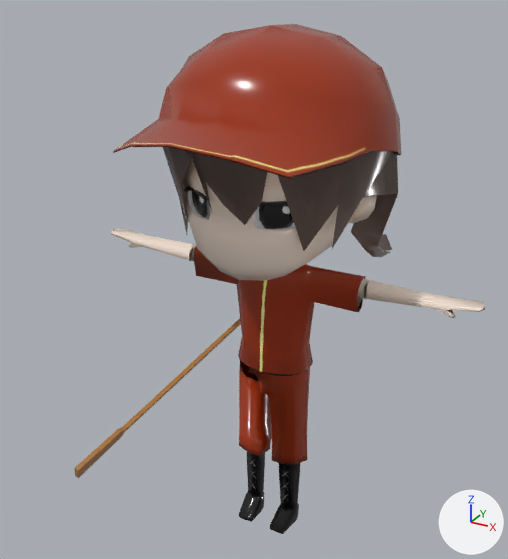
Two versions of the FBX model NegiShiotan/Assets/Master/Prehab/model/player/player_run.fbx, one commit apart.
The view is the same before and after, from a camera (50 mm lens) standing at (0.18, -0.354, 0.354) and looking at (-0.001, -0.026, 0.19). The lights are fixed; the arrows at lower right show +X, +Y and +Z. Where no turn or scale is listed for an object, it has been applied to the vertices. Vertices at the same position are counted once.

Names of what the first picture shows: 'Player', 'ShipOar'.
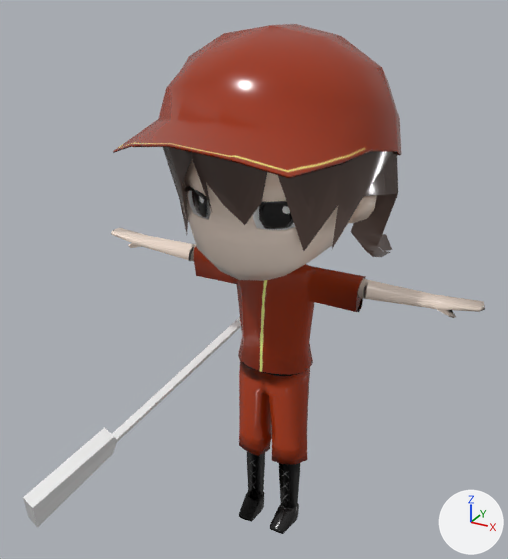
Changed parts and their boxes (x1, y1, x2, y2) in the pictures (508 x 559 px):
'Player', shading changed
    both: (111, 74, 485, 533)
'ShipOar', reshaped (30% wider, 32% taller)
    before: (74, 318, 241, 478)
    after: (23, 317, 241, 528)

The change, as a diff of the scene's bpy script:
```diff
--- a/NegiShiotan/Assets/Master/Prehab/model/player/player_run.fbx.py
+++ b/NegiShiotan/Assets/Master/Prehab/model/player/player_run.fbx.py
@@ me_mesh_001 @@
 # used by ob_shipoar; location = (-0.1128, 0.1137, 0.1944)
-me_mesh_001.from_pydata(...)  # 20 vertices, 18 faces; spans x 0.03..0.074, y -0.222..-0.055, z -0.124..-0.06
-me_mesh_001.materials.append(mat_fune)  # picture img_fune_png
+me_mesh_001.from_pydata(...)  # 24 vertices, 44 faces; spans x 0.013..0.078, y -0.259..-0.045, z -0.146..-0.056
+# me_mesh_001 part 2: the whole mesh is rebuilt
+me_mesh_001.materials.append(mat_player1)  # picture img_player_png
@@ me_mesh @@
 me_mesh.from_pydata(...)  # 1252 vertices, 2322 faces; spans x -0.125..0.125, y -0.105..0.065, z 0.0..0.328
 # used by ob_player; location = (0.0, 0.0, 0.0)
+# me_mesh part 1: its shading normals changed
 me_mesh.materials.append(mat_player1)
```
